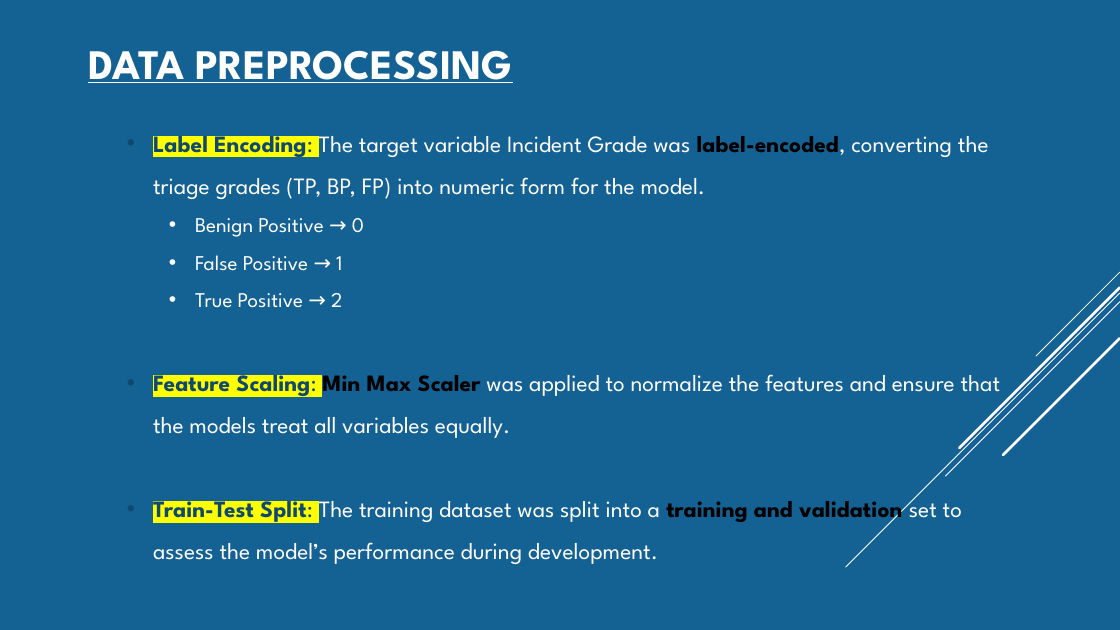
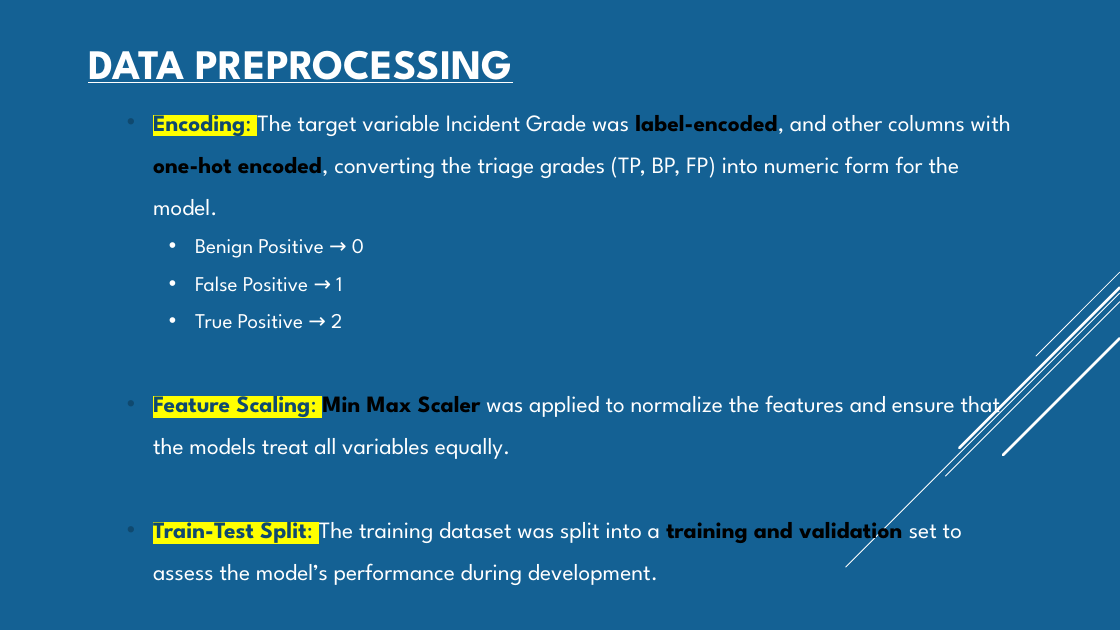
Before and after one commit to Syed-Abuthahir-M/Microsoft-Classifying-Cybersecurity-Incidents-with-Machine-Learning, a slide deck: slide 4 of Documentation/Microsoft.pptx. Drawn at 1120x630 pixels with LibreOffice and Linux fonts; fonts in the diff are those of the drawing. Boxes give left, top, right and bottom in pixels: in the first picture for what was removed or moved away, otherwise in the second. Text is boxed around its words. In the diff, an @@ line names an element or a change of style, - is before the commit and + after.

```diff
--- a/Documentation/Microsoft.pptx
+++ b/Documentation/Microsoft.pptx
@@ text "Encoding: The target variable Incident ...": place and size @@
-text "Encoding: The target variable Incident ..." at [153,128,1001,564]
+text "Encoding: The target variable Incident ..." at [153,107,1011,585]
@@ text at [153,107,1011,216]: text changed @@
-• Label Encoding: The target variable Incident Grade was label-encoded, converting the triage grades (TP, BP, FP) into numeric form for the model.
+• Encoding: The target variable Incident Grade was label-encoded, and other columns with one-hot encoded, converting the triage grades (TP, BP, FP) into numeric form for the model.
```
Also in this commit, not shown: 2 other files.
